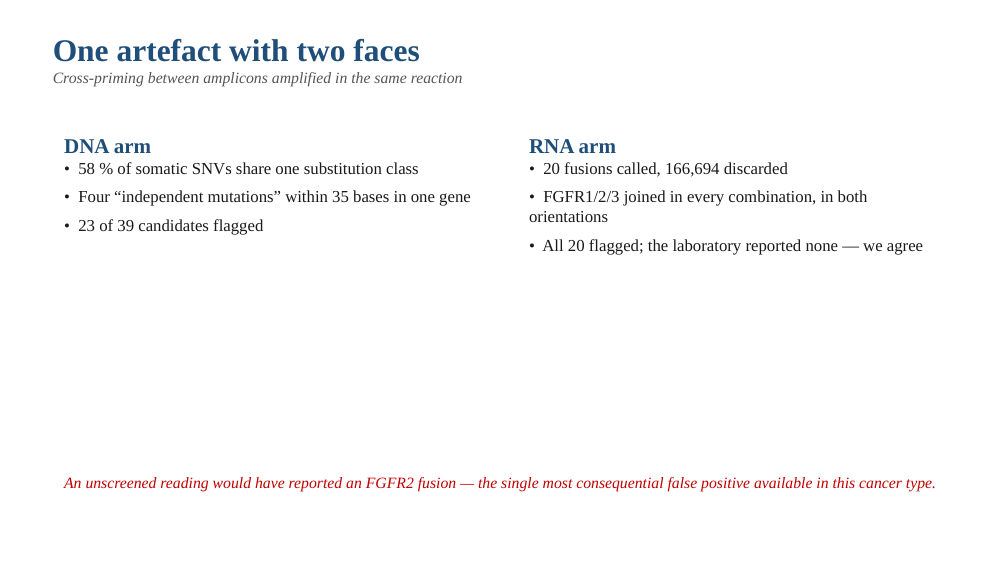
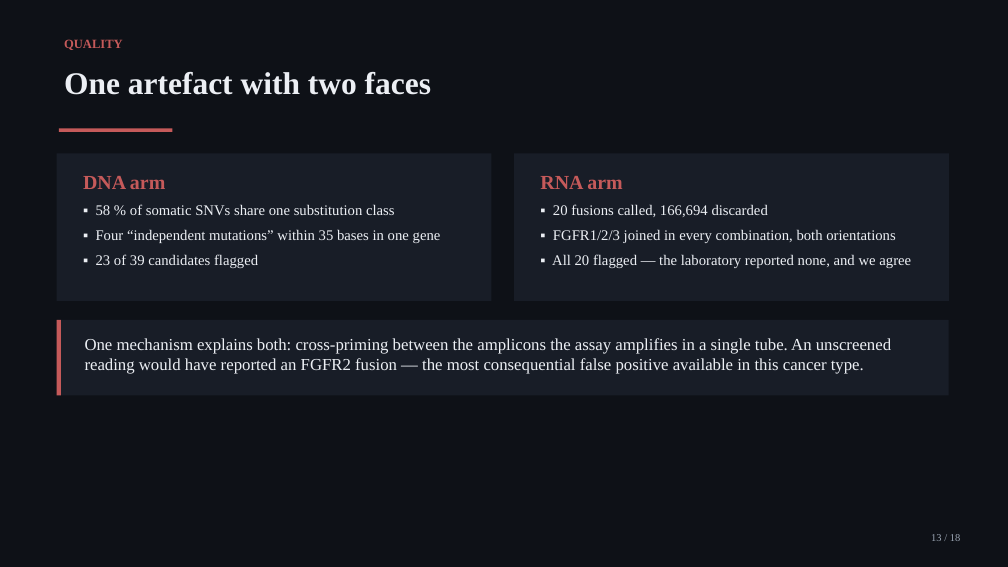
Before and after one commit to sarisiknil/tumor-profiler, a slide deck: slide 13 of report/BIO395_Presentation_DRAFT.pptx (slide 10 before the commit). Drawn at 1008x567 pixels with LibreOffice and Linux fonts; fonts in the diff are those of the drawing. Boxes give left, top, right and bottom in pixels: in the first picture for what was removed or moved away, otherwise in the second. Text is boxed around its words. In the diff, an @@ line names an element or a change of style, - is before the commit and + after.

Commit message:
Redesign the presentation: dark design system matching the dashboard, section dividers, stat panels, callouts, and four cropped dashboard screenshots; remove the absolute path from the dashboard header

```diff
--- a/report/BIO395_Presentation_DRAFT.pptx
+++ b/report/BIO395_Presentation_DRAFT.pptx
@@ rectangle added at (x1=0, y1=0, x2=1008, y2=567), fill #0E1117 @@
@@ text "One artefact with two faces" moved from (x1=53, y1=39, x2=463, y2=87) to (x1=64, y1=72, x2=431, y2=95) @@
@@ text "One artefact with two faces" at (x1=64, y1=72, x2=431, y2=95): text colour #1F4E79 to #ECEFF4 @@
@@ text added at (x1=64, y1=39, x2=123, y2=50), 12 pt, text #C55A5A, bold @@
+QUALITY
@@ text at (x1=53, y1=72, x2=463, y2=87): paragraph removed @@
-Cross-priming between amplicons amplified in the same reaction
@@ rectangle added at (x1=59, y1=129, x2=172, y2=132), fill #C55A5A @@
@@ rectangle added at (x1=57, y1=154, x2=492, y2=301), fill #181D27 @@
@@ text "DNA arm" moved from (x1=64, y1=139, x2=471, y2=235) to (x1=83, y1=176, x2=441, y2=268) @@
@@ text at (x1=83, y1=176, x2=165, y2=189): size 20 to 19 pt, text colour #1F4E79 to #C55A5A in "DNA arm" @@
@@ rectangle added at (x1=514, y1=154, x2=949, y2=301), fill #181D27 @@
@@ text "RNA arm" moved from (x1=529, y1=139, x2=923, y2=255) to (x1=540, y1=176, x2=911, y2=268) @@
@@ text at (x1=540, y1=176, x2=622, y2=189): size 20 to 19 pt, text colour #1F4E79 to #C55A5A in "RNA arm" @@
@@ text at (x1=96, y1=204, x2=441, y2=268): text changed; size 16 to 14 pt; text colour #1A1A1A to #ECEFF4 @@
-• 58 % of somatic SNVs share one substitution class
-• Four “independent mutations” within 35 bases in one gene
-• 23 of 39 candidates flagged
+▪ 58 % of somatic SNVs share one substitution class
+▪ Four “independent mutations” within 35 bases in one gene
+▪ 23 of 39 candidates flagged
@@ text at (x1=552, y1=204, x2=911, y2=268): text changed; size 16 to 14 pt; text colour #1A1A1A to #ECEFF4 @@
-• 20 fusions called, 166,694 discarded
-• FGFR1/2/3 joined in every combination, in both orientations
-• All 20 flagged; the laboratory reported none — we agree
+▪ 20 fusions called, 166,694 discarded
+▪ FGFR1/2/3 joined in every combination, both orientations
+▪ All 20 flagged — the laboratory reported none, and we agree
@@ rectangle added at (x1=57, y1=320, x2=949, y2=395), fill #181D27 @@
@@ rectangle added at (x1=57, y1=320, x2=61, y2=395), fill #C55A5A @@
@@ text at (x1=85, y1=338, x2=891, y2=374): text changed; size 15 to 16 pt; text colour #C00000 to #ECEFF4; italic off @@
-An unscreened reading would have reported an FGFR2 fusion — the single most consequential false positive available in this cancer type.
+One mechanism explains both: cross-priming between the amplicons the assay amplifies in a single tube. An unscreened reading would have reported an FGFR2 fusion — the most consequential false positive available in this cancer type.
@@ text added at (x1=931, y1=534, x2=960, y2=541), 10 pt, text #9AA4B2 @@
+13 / 18
```
Also in this commit, not shown: 8 other slides changed, 9 slides added, 4 slides removed, 24 other files.
